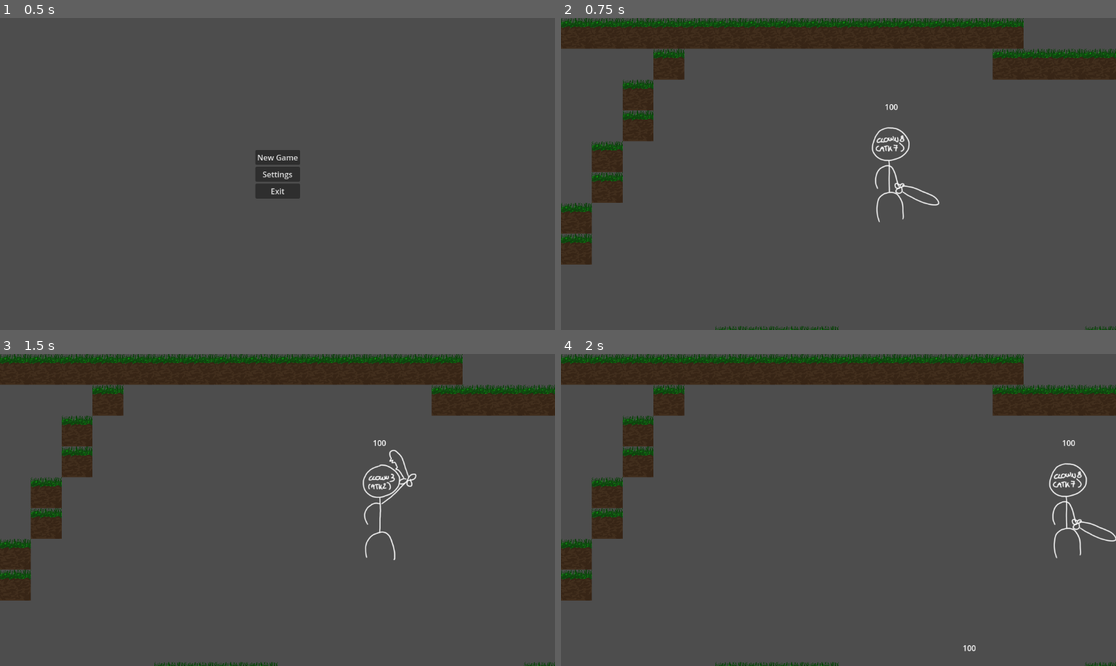
Above: before the commit, frames 1-4 (two rows, left to right).
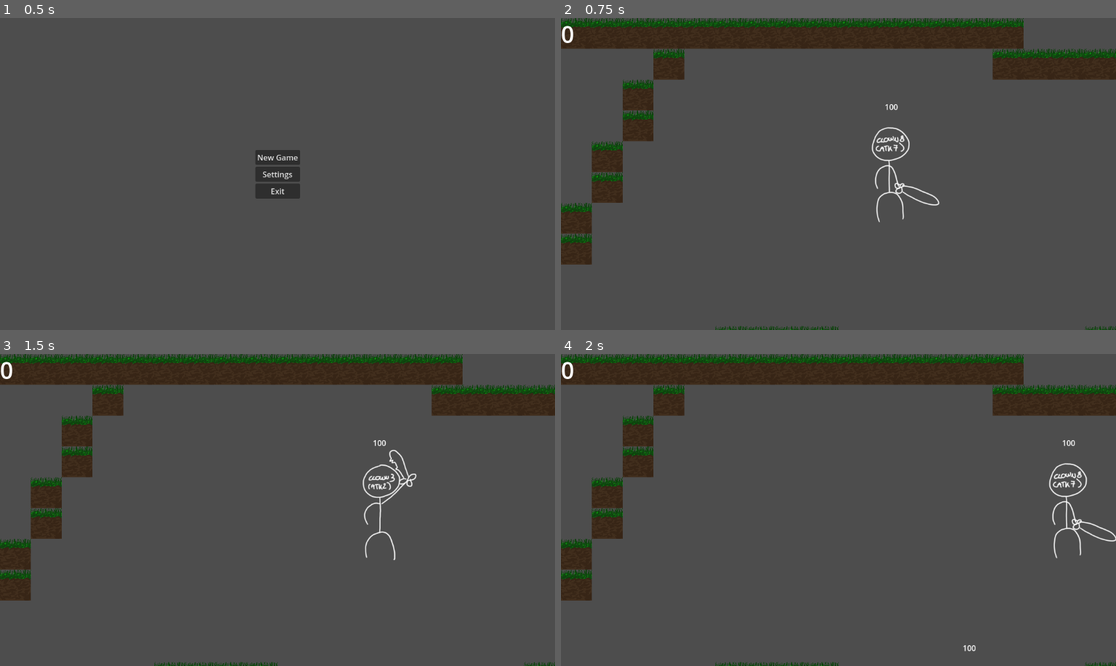
Above: after the commit, the same moments.

Repository: LorenzoFerri/GameJam2024
Game: Godot game, scene res://main_menu.tscn
The game is run twice, just before and just after one commit, with the same random seed, the same clock (stepped at 60 frames per second) and the same inputs.
Inputs (mouse positions are in pixels of both pictures, inside the frame that each line leads up to):
- Up to frame 1 (0.5 s): no input
- Up to frame 2 (0.75 s): click "New Game" at 0.5 s
- Up to frame 3 (1.5 s): tap Enter at 1.25 s; move the mouse to (399, 494) at 1.27 s; hold D (move_right) from 1.28 s (still down); click (399, 494) at 1.35 s
- Up to frame 4 (2 s): keep holding D (move_right)

Frame 1 is identical in both runs. In frame 2, less than 0.1% of the frame differs, in the area x 0-3%, y 2-9%; in frame 3, less than 0.1%; in frame 4, less than 0.1%.

Commit message:
Frenzy label

Diff:
--- a/components/AIComponent.gd
+++ b/components/AIComponent.gd
@@ -51,3 +51,4 @@
 	var hpComp = body.get_node_or_null("HealthComponent")
 	if hpComp != null:
 		hpComp.take_damage(attack_damage)
+		body.get_parent().increase_frenzy(8)
--- a/enemies/Infermiera.gd
+++ b/enemies/Infermiera.gd
@@ -10,6 +10,7 @@
 @onready var hp_label = $HpLabel
 @onready var sprite = $Sprite
 @onready var AI_component = $AIComponent
+@onready var hit_box = $Hitbox
 
 
 func _ready():
@@ -53,6 +54,8 @@
 	else:
 		sprite.scale.x = abs(sprite.scale.x) * -1
 
+	hit_box.look_at(next_path_position)
+
 	move_and_slide()
 
 func on_is_dead():
--- a/enemies/Infermiera.tscn
+++ b/enemies/Infermiera.tscn
@@ -75,9 +75,6 @@
 "speed": 5.0
 }]
 
-[sub_resource type="RectangleShape2D" id="RectangleShape2D_5sy6p"]
-size = Vector2(144, 263)
-
 [node name="Infermiera" type="CharacterBody2D"]
 script = ExtResource("1_rwjce")
 
@@ -98,9 +95,8 @@
 
 [node name="Hitbox" type="Area2D" parent="."]
 
-[node name="CollisionShape2D" type="CollisionShape2D" parent="Hitbox"]
-position = Vector2(72, 3.5)
-shape = SubResource("RectangleShape2D_5sy6p")
+[node name="CollisionPolygon2D" type="CollisionPolygon2D" parent="Hitbox"]
+polygon = PackedVector2Array(-3, -3, 146, -168, 206, -114, 207, -17, 192, 95, 118, 150)
 
 [node name="HealthComponent" parent="." instance=ExtResource("16_ltvpa")]
 
--- a/features/player/Player.gd
+++ b/features/player/Player.gd
@@ -12,6 +12,7 @@
 @onready var hurt_box := $HurtBox
 @onready var smear := $HurtBox/Smear
 @onready var hp_label := $HpLabel
+@onready var game := get_parent()
 var direction = Vector2.ZERO
 var last_direction: Vector2 = Vector2.RIGHT
 
@@ -103,3 +104,7 @@
 	var hp_comp = body.get_node_or_null("HealthComponent")
 	if hp_comp != null:
 		hp_comp.take_damage(10)
+		game.increase_frenzy(4)
+
+func set_on_frenzy(val: bool):
+	print("On Frenzy")
--- a/game.gd
+++ b/game.gd
@@ -1,5 +1,11 @@
 extends Node2D
 
+
+var frenzy_value: float = 0
+@onready var frenzy_label = $FrenzyLabel
+@export var frenzy_threshold = 50
+
+@onready var player = $Player
 
 # Called when the node enters the scene tree for the first time.
 func _ready():
@@ -8,4 +14,25 @@
 
 # Called every frame. 'delta' is the elapsed time since the previous frame.
 func _physics_process(delta):
-	$Infermiera.set_movement_target($Player.global_position)
+	$Infermiera.set_movement_target(player.global_position)
+	decrease_frenzy(delta / 2)
+
+func increase_frenzy(val: float):
+	frenzy_value += val
+	if frenzy_value > 100:
+		frenzy_value = 100
+
+	frenzy_label.text = str(ceil(frenzy_value))
+
+	player.set_on_frenzy(frenzy_value > frenzy_threshold)
+
+
+
+func decrease_frenzy(val: float):
+	frenzy_value -= val
+	if frenzy_value < 0:
+		frenzy_value = 0
+
+	frenzy_label.text = str(ceil(frenzy_value))
+
+	player.set_on_frenzy(frenzy_value > frenzy_threshold)
--- a/game.tscn
+++ b/game.tscn
@@ -2295,3 +2295,8 @@
 [node name="NavigationRegion2D" type="NavigationRegion2D" parent="."]
 position = Vector2(-5, -5)
 navigation_polygon = SubResource("NavigationPolygon_wdqwk")
+
+[node name="FrenzyLabel" type="Label" parent="."]
+offset_right = 40.0
+offset_bottom = 23.0
+theme_override_font_sizes/font_size = 48
Not shown: 1 places in enemies/Infermiera.tscn that only renumber resources
